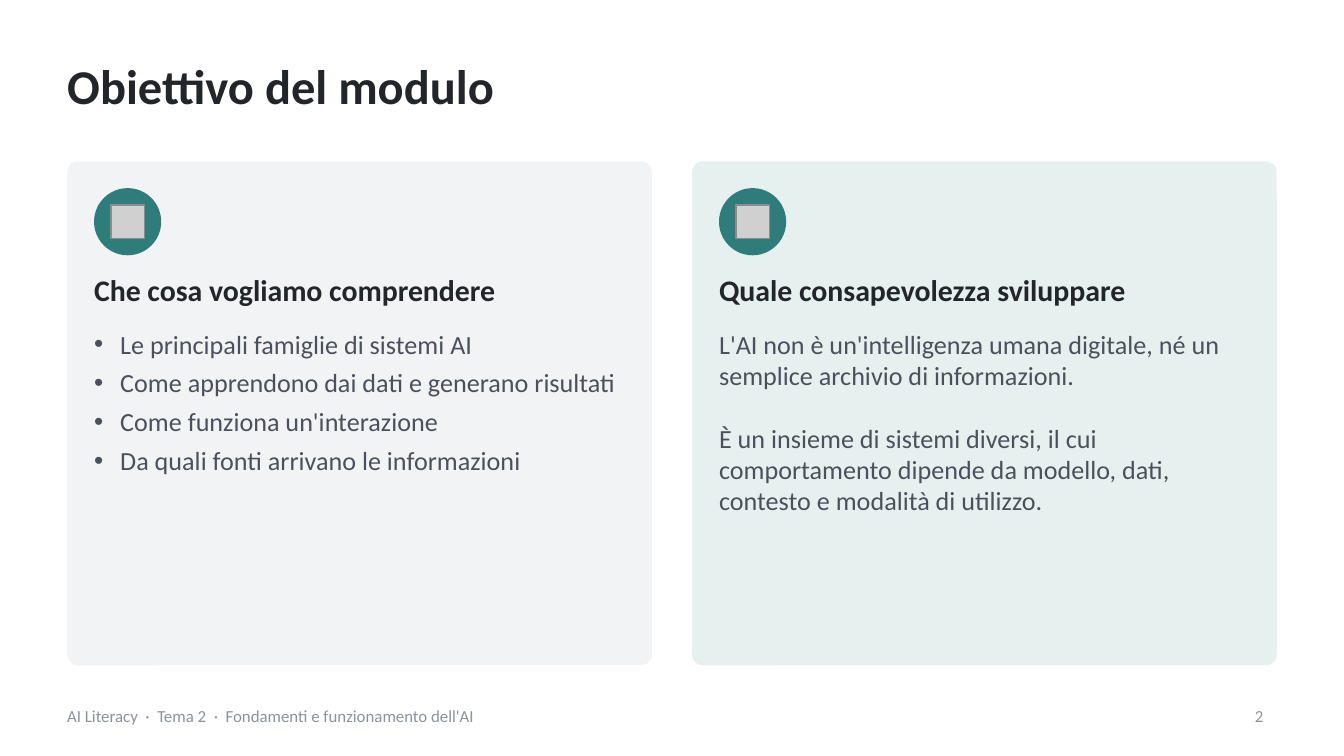
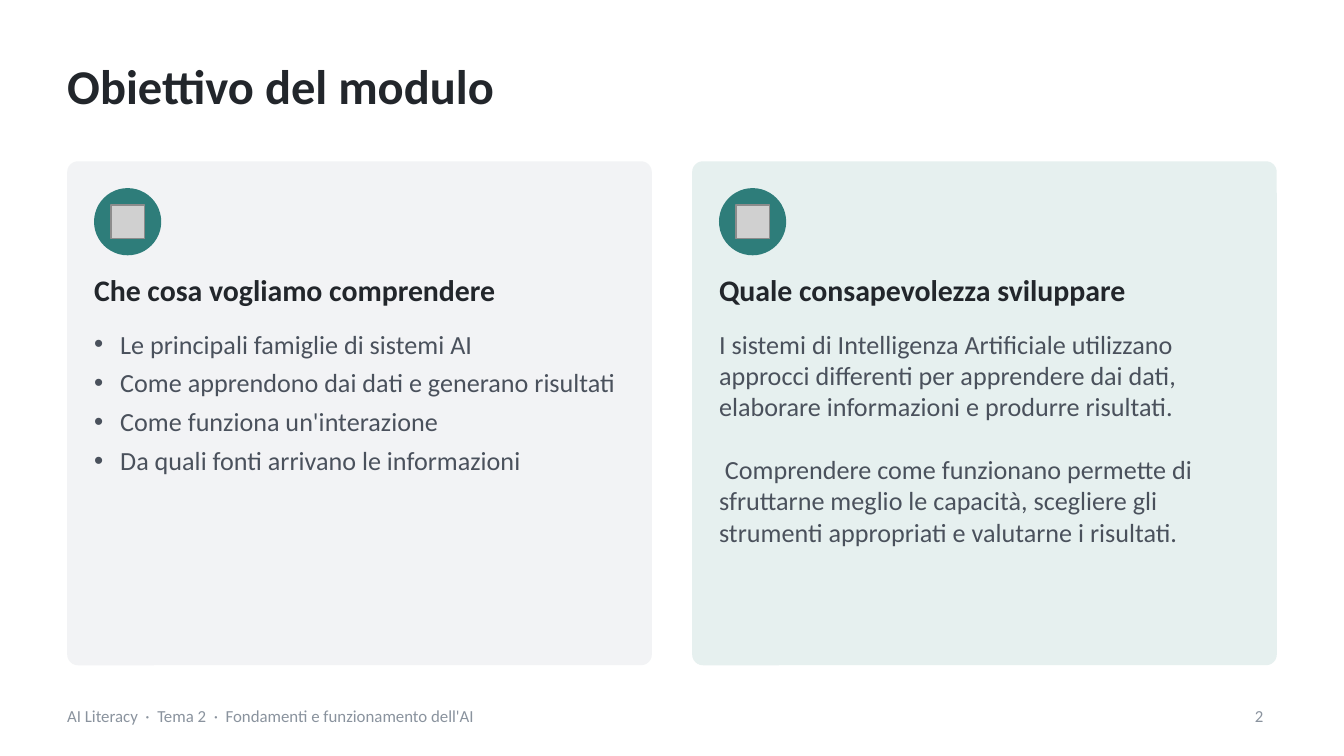
Before and after one commit to NetAi-IT/Formazione-AI-Literacy-Official, a slide deck: slide 2 of Base/Tema2_Fondamenti_e_funzionamento_AI.pptx. Drawn at 1344x756 pixels with LibreOffice and Linux fonts; fonts in the diff are those of the drawing; grey boxes stand for pictures. Boxes give left, top, right and bottom in pixels: in the first picture for what was removed or moved away, otherwise in the second. Text is boxed around its words. In the diff, an @@ line names an element or a change of style, - is before the commit and + after.

```diff
--- a/Base/Tema2_Fondamenti_e_funzionamento_AI.pptx
+++ b/Base/Tema2_Fondamenti_e_funzionamento_AI.pptx
@@ text at (719, 336, 1192, 546): text changed @@
-L'AI non è un'intelligenza umana digitale, né un semplice archivio di informazioni.
-È un insieme di sistemi diversi, il cui comportamento dipende da modello, dati, contesto e modalità di utilizzo.
+I sistemi di Intelligenza Artificiale utilizzano approcci differenti per apprendere dai dati, elaborare informazioni e produrre risultati.
+Comprendere come funzionano permette di sfruttarne meglio le capacità, scegliere gli strumenti appropriati e valutarne i risultati.
```
Also in this commit, not shown: 41 other slides changed, 2 other files.
